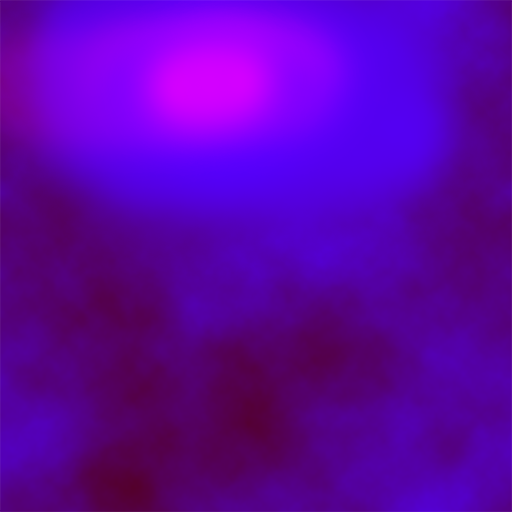
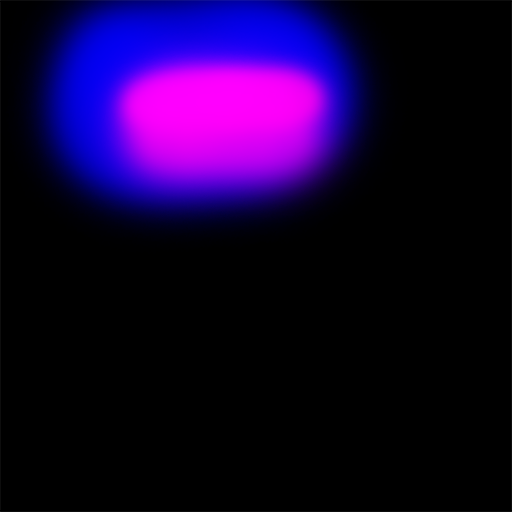
Before/after of a 512×512 layered artwork. What changed in the layer stack:
painted on "图层 1" over [0, 0, 512, 512]
